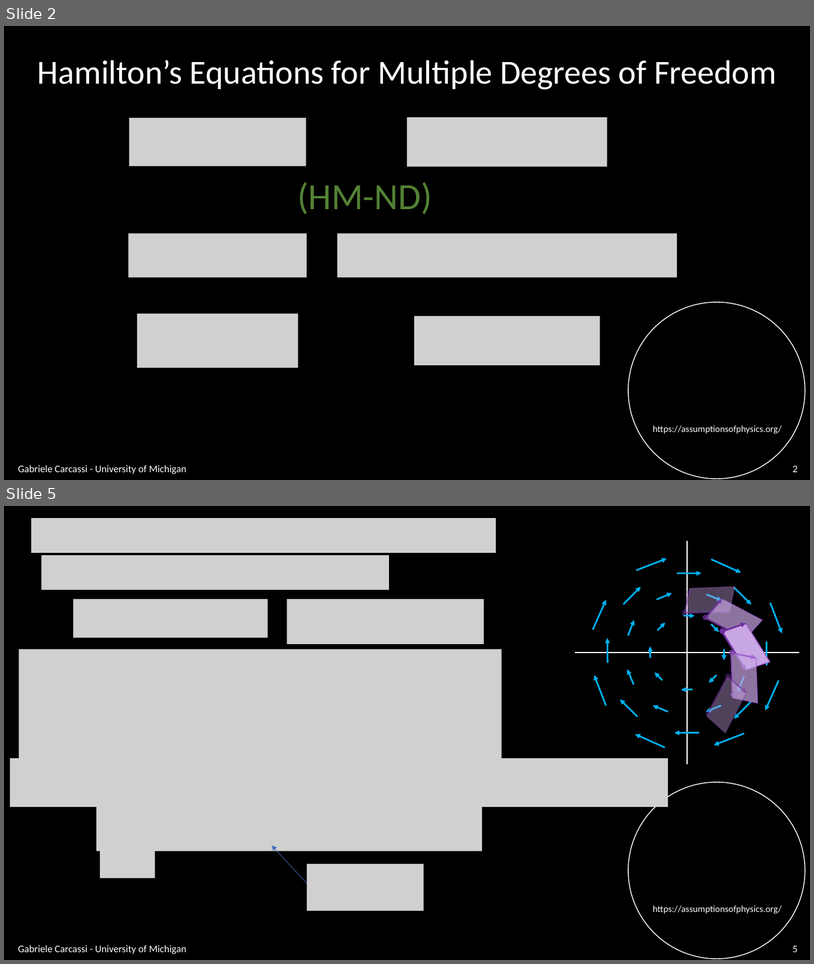
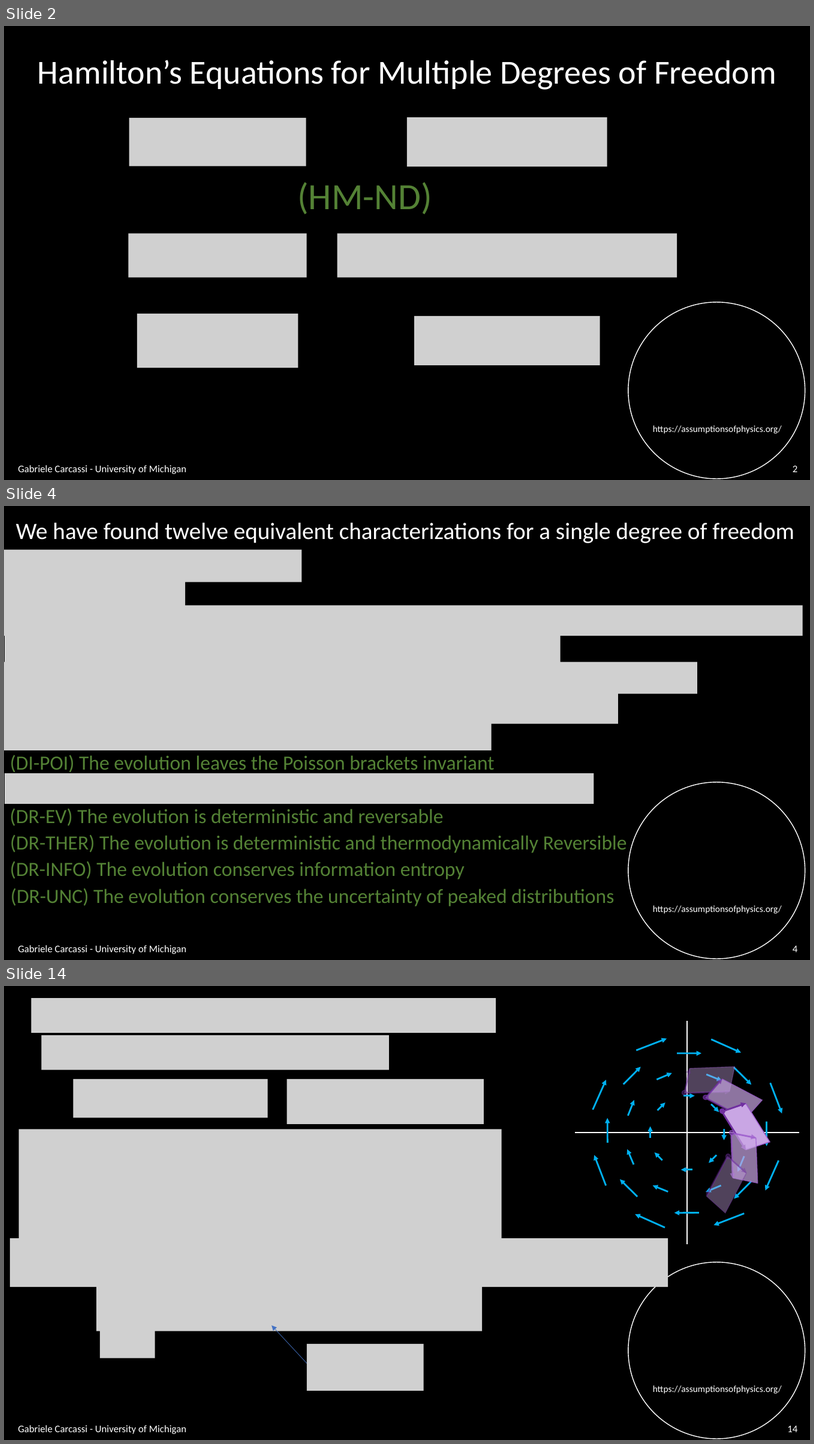
Before and after one commit to assumptionsofphysics/slides, a slide deck: BookCompanions-v2/RP-Class-4.pptx. Shown one above the other, each under a label of ours: slides 2 and 5 before the commit, slides 2, 4 and 14 after it; the slides between them are not shown. The pictures are 814x964 and 814x1444 pixels, drawn with LibreOffice and Linux fonts; fonts in the diff are those of the drawing; grey boxes stand for pictures; background and template pictures are left out. Boxes give left, top, right and bottom in pixels: in the first picture for what was removed or moved away, otherwise in the second. Text is boxed around its words. In the diff, an @@ line names an element or a change of style, - is before the commit and + after.

```diff
--- a/BookCompanions-v2/RP-Class-4.pptx
+++ b/BookCompanions-v2/RP-Class-4.pptx
@@ slide 4 added at bbox=[4, 506, 810, 960], background #000000; not listed: 2 template elements that a slide beside it also shows @@
@@ text added at bbox=[16, 522, 794, 543], 28 pt, text #FFFFFF @@
+We have found twelve equivalent characterizations for a single degree of freedom
@@ picture added at bbox=[4, 550, 302, 582] @@
@@ picture added at bbox=[4, 578, 185, 609] @@
@@ picture added at bbox=[4, 605, 803, 636] @@
@@ picture added at bbox=[5, 632, 561, 666] @@
@@ picture added at bbox=[4, 662, 697, 694] @@
@@ picture added at bbox=[4, 690, 618, 724] @@
@@ picture added at bbox=[4, 720, 492, 750] @@
@@ text added at bbox=[10, 754, 495, 774], 24 pt, text #548235 @@
+(DI-POI) The evolution leaves the Poisson brackets invariant
@@ picture added at bbox=[5, 774, 594, 804] @@
@@ text added at bbox=[10, 808, 444, 826], 24 pt, text #548235 @@
+(DR-EV) The evolution is deterministic and reversable
@@ text added at bbox=[10, 834, 627, 853], 24 pt, text #548235 @@
+(DR-THER) The evolution is deterministic and thermodynamically Reversible
@@ text added at bbox=[10, 861, 465, 879], 24 pt, text #548235 @@
+(DR-INFO) The evolution conserves information entropy
@@ text added at bbox=[11, 888, 614, 906], 24 pt, text #548235 @@
+(DR-UNC) The evolution conserves the uncertainty of peaked distributions
@@ text added at bbox=[18, 945, 186, 954], 12 pt, text #FFFFFF @@
+Gabriele Carcassi - University of Michigan
@@ page number added at bbox=[793, 945, 798, 952], 12 pt, text #FFFFFF @@
+4
@@ what was slide 5 is now slide 14 @@
@@ page number at bbox=[788, 1425, 798, 1432]: text changed @@
-5
+14
```
Also in this commit, not shown: 2 slides changed, 24 other slides added.
